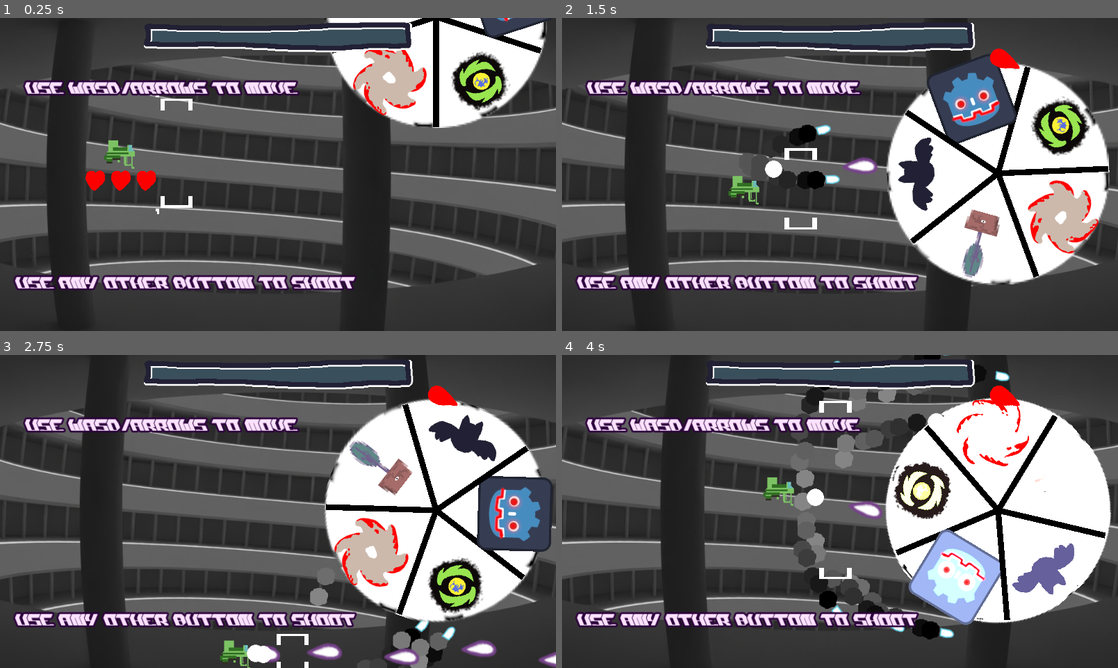
Above: before the commit, frames 1-4 (two rows, left to right).
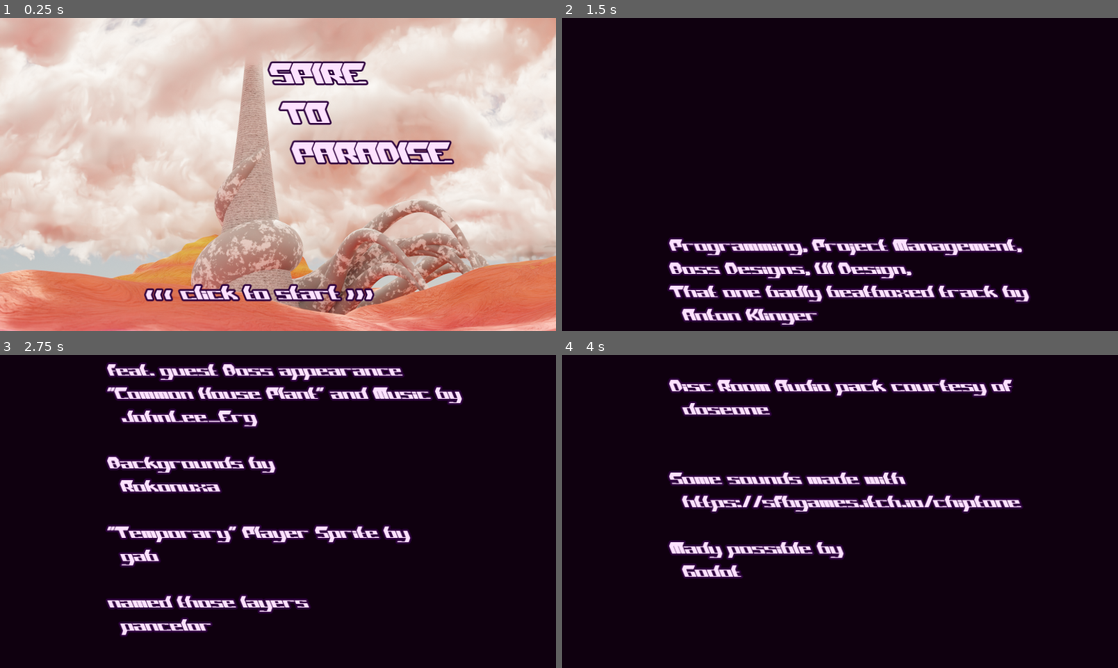
Above: after the commit, the same moments.

Repository: klianc09/bossrushcollab
Game: Godot game, scene res://title.tscn
Two runs of this game, one before a commit and one after it. Both use one fixed random seed, a clock stepped at 60 frames per second and the inputs below. Before the commit the project starts from res://test.tscn. The engine's default icon, where the game draws it, is replaced by a stand-in: a white triangle on a blue panel in a dark square.
Inputs (mouse positions are in pixels of both pictures, inside the frame that each line leads up to):
- Up to frame 1 (0.25 s): no input
- Up to frame 2 (1.5 s): tap Enter at 0.5, 1.25 s; move the mouse to (962, 158) at 0.52 s; press the mouse at (962, 158) at 0.53 s; hold Right (ui_right) 0.53-1.28 s; move the mouse to (728, 190) at 1.27 s; release the mouse at (728, 190) at 1.28 s; hold Down (ui_down) from 1.28 s (still down); click (728, 190) at 1.35 s
- Up to frame 3 (2.75 s): tap Enter at 2 s; move the mouse to (333, 442) at 2.02 s; release Down (ui_down) at 2.03 s; press the mouse at (333, 442) at 2.03 s; hold Right (ui_right) from 2.03 s (still down)
- Up to frame 4 (4 s): tap Enter at 2.75, 3.5 s; move the mouse to (812, 574) at 2.77 s; release Right (ui_right) at 2.78 s; release the mouse at (812, 574) at 2.78 s; hold Up (ui_up) 2.78-3.53 s; click (812, 574) at 2.85 s; move the mouse to (1006, 558) at 3.52 s; press the mouse at (1006, 558) at 3.53 s; hold Left (ui_left) from 3.53 s (still down)

The runs differ from the first frame. In frame 1, 99% of the frame differs, in the area x 0-100%, y 0-100%; in frame 2, 97%; in frame 3, 97%; in frame 4, 97%.

Commit message:
set title scene as main scene

Diff:
--- a/project.godot
+++ b/project.godot
@@ -11,7 +11,7 @@
 [application]
 
 config/name="Spire to Paradise"
-run/main_scene="res://test.tscn"
+run/main_scene="res://title.tscn"
 config/features=PackedStringArray("4.3", "GL Compatibility")
 config/icon="res://player/gfx/test.png"
 
